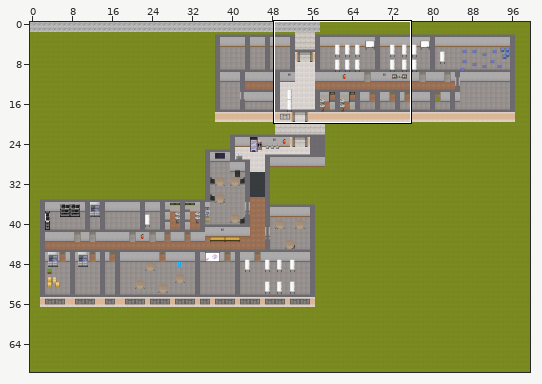
Level history. Tiled map (JSON): api/static/maps/deti.json. The first picture is a wide view before the edit; the outline marks the close-up.
Close-up. First the earlier version:
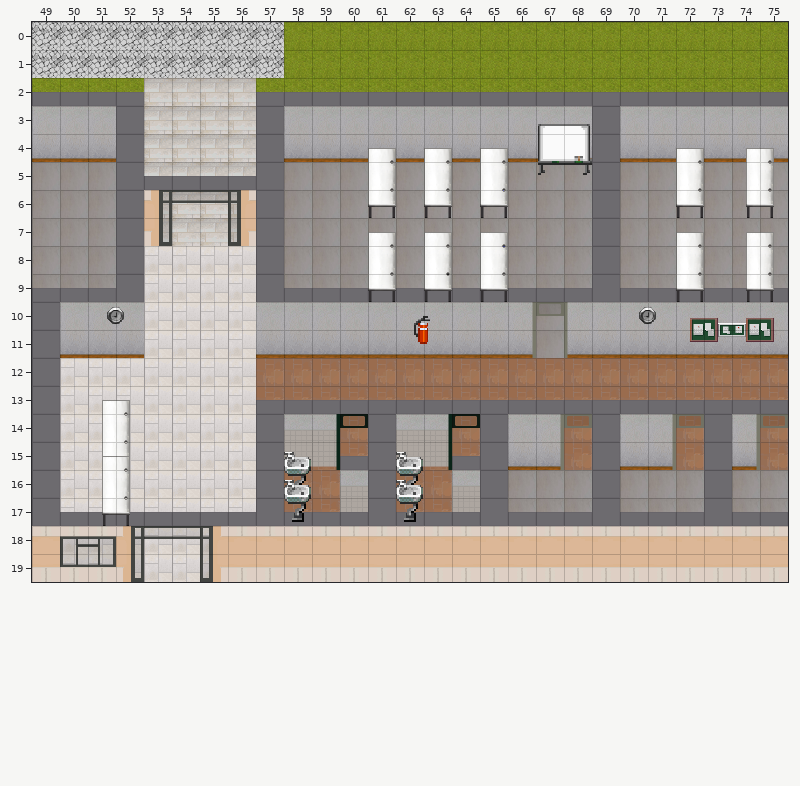
Cells are 32x32 px. Shown: x 49..75, y 0..19. The commit also changed other parts of the map, which this record leaves out. The old version is drawn lined up with the new one.
The same view after the edit:
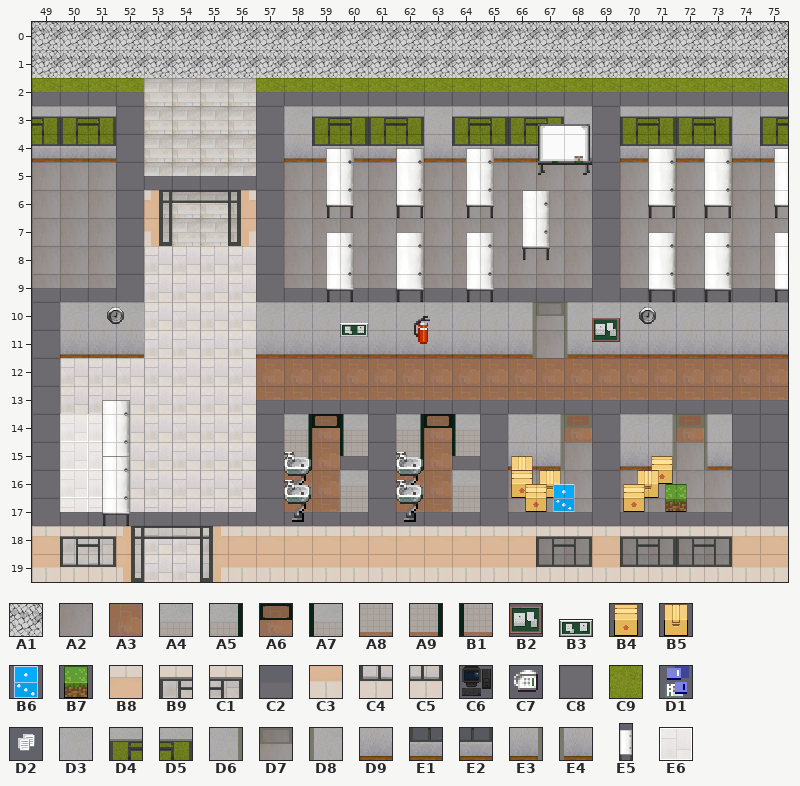
Key: from "Artificial Ground": A1 2, A2 5, A3 9; from "Bathroom": A4 0, A5 3, A6 4, A7 5, A8 7, A9 10, B1 12; from "Boards": B2 3 "notice_board", B3 4 "small_notice_board"; from "Boxes": B4 0 "box_side", B5 1 "box", B6 4 "math_games", B7 5 "mine"; from "Deti Exterior": B8 0, B9 1, C1 2, C2 6, C3 7, C4 8, C5 9; from "Eletronics": C6 1 "computer_black", C7 8 "telephone_side"; from "Extras": C8 0; from "Natural Ground": C9 0; from "Others": D1 1 "books", D2 5 "papers"; from "Rough White": D3 0, D4 1, D5 2, D6 3, D7 4, D8 5, D9 7, E1 8, E2 9, E3 10, E4 12; from "Tables": E5 3 "white_table_side"; from "__CONFERENCE_C0": E6 0.
__ is an empty cell, ## one hidden under a higher layer.
Objects are placed by their top-left corner, in cells (3,4 is the top-left corner of cell 3,4); size is 1x1 cell unless given.
See-through tiles are keyed as they look on the map.
Diff:
map size 100x70 -> 100x60 cells
Layer "Ground":
y 0..1: x 58..75 C9 C9 C9 C9 C9 C9 C9 C9 C9 C9 C9 C9 C9 C9 C9 C9 C9 C9 -> A1 A1 A1 A1 A1 A1 A1 A1 A1 A1 A1 A1 A1 A1 A1 A1 A1 A1
y 4: x 70 ## -> C9
y 15: x 68 A3 -> A2; x 72 A3 -> A2; x 75 A3 -> ##
y 18: x 67..68 ## ## -> A2 A2; x 70 ## -> A2; x 73 ## -> A2
y 19: x 67..68 ## ## -> A2 A2; x 70..73 ## ## ## ## -> A2 A2 A2 A2
Layer "__Conference":
y 14..17: x 50..51 __ __ -> E6 E6
Layer "__Collision":
y 3: x 49..51 D3 D3 D3 -> D5 D4 D5; x 59..62 D3 D3 D3 D3 -> D4 D5 D4 D5; x 64..67 D3 D3 D3 D3 -> D4 D5 D4 D5; x 70..73 D3 D3 D3 D3 -> D4 D5 D4 D5; x 75 D3 -> D4
y 4: x 49..51 D9 D9 D9 -> E2 E1 E2; x 59..62 D9 D9 D9 D9 -> E1 E2 E1 E2; x 64..67 D9 D9 D9 D9 -> E1 E2 E1 E2; x 70..73 D9 D9 D9 D9 -> E1 E2 E1 E2; x 75 D9 -> E1
y 14: x 58..60 A4 A5 __ -> A5 __ A7; x 62..64 A4 A5 __ -> A5 __ A7; x 73..75 C8 D6 __ -> D8 C8 C8
y 15: x 58..60 A8 A9 __ -> A9 __ B1; x 62..64 A8 A9 __ -> A9 __ B1; x 73..75 C8 E3 __ -> E4 C8 C8
y 16..17: x 73..75 C8 __ __ -> __ C8 C8
y 18: x 67..68 B8 B8 -> B9 C1; x 70..73 B8 B8 B8 B8 -> B9 C1 B9 C1
y 19: x 67..68 C3 C3 -> C4 C5; x 70..73 C3 C3 C3 C3 -> C4 C5 C4 C5
Layer "__Float":
y 14: x 59..60 __ A6 -> A6 __; x 63..64 __ A6 -> A6 __; x 75 D7 -> __
y 17: x 73..75 __ C2 C2 -> C2 __ __
Layer "Object":
added: D1 "books" at 59.5,5
added: D2 "papers" at 73,5
added: D2 "papers" at 64.5,5.5
added: D2 "papers" at 62,8
added: D1 "books" at 75.5,8.5
added: D1 "books" at 71,8.5
added: B3 "small_notice_board" at 60,10.8 size 1x0.5
added: B2 "notice_board" at 69,10.5
added: C7 "telephone_side" at 51.5,14
added: C7 "telephone_side" at 51.5,16
removed: C6 "computer_black" at 65,5
removed: C6 "computer_black" at 65,5
removed: C6 "computer_black" at 65,5
removed: C6 "computer_black" at 65,5
removed: C6 "computer_black" at 65,5
removed: C6 "computer_black" at 65,5
removed: C6 "computer_black" at 65,5
removed: C6 "computer_black" at 63,5
removed: C6 "computer_black" at 63,5
removed: C6 "computer_black" at 63,5
removed: D2 "papers" at 61,5
removed: D2 "papers" at 63,5
removed: D2 "papers" at 63,5
removed: D2 "papers" at 65,5
removed: D1 "books" at 65,5.5
removed: D1 "books" at 65,5.5
removed: C6 "computer_black" at 63,8
removed: C6 "computer_black" at 63,8
removed: D2 "papers" at 65,8
removed: D2 "papers" at 65,8
removed: D1 "books" at 65,8
removed: C6 "computer_black" at 63,8.5
removed: C6 "computer_black" at 63,8.5
removed: C6 "computer_black" at 63,8.5
removed: B3 "small_notice_board" at 73.5,10.8 size 1x0.5
removed: B2 "notice_board" at 74.5,10.5
removed: B2 "notice_board" at 72.5,10.5
Layer "ObjectCollision":
added: E5 "white_table_side" at 75.5,4 size 1x3
added: E5 "white_table_side" at 64.5,4 size 1x3
added: E5 "white_table_side" at 62,4 size 1x3
added: E5 "white_table_side" at 59.5,4 size 1x3
added: E5 "white_table_side" at 73,4 size 1x3
added: E5 "white_table_side" at 71,4 size 1x3
added: E5 "white_table_side" at 66.5,5.5 size 1x3
added: E5 "white_table_side" at 59.5,7 size 1x3
added: E5 "white_table_side" at 62,7 size 1x3
added: E5 "white_table_side" at 64.5,7 size 1x3
added: E5 "white_table_side" at 71,7 size 1x3
added: E5 "white_table_side" at 73,7 size 1x3
added: E5 "white_table_side" at 75.5,7 size 1x3
added: B4 "box_side" at 71,15.5
added: B5 "box" at 66,15.5
added: B4 "box_side" at 66,16
added: B5 "box" at 67,16
added: B5 "box" at 70.5,16
added: B4 "box_side" at 66.5,16.5
added: B4 "box_side" at 70,16.5
added: B6 "math_games" at 67.5,16.5
added: B7 "mine" at 71.5,16.5
removed: E5 "white_table_side" at 65,4 size 1x3
removed: E5 "white_table_side" at 63,4 size 1x3
removed: E5 "white_table_side" at 61,4 size 1x3
removed: E5 "white_table_side" at 72,4 size 1x3
removed: E5 "white_table_side" at 74.5,4 size 1x3
removed: E5 "white_table_side" at 63,7 size 1x3
removed: E5 "white_table_side" at 65,7 size 1x3
removed: E5 "white_table_side" at 72,7 size 1x3
removed: E5 "white_table_side" at 74.5,7 size 1x3
removed: E5 "white_table_side" at 61,7 size 1x3
